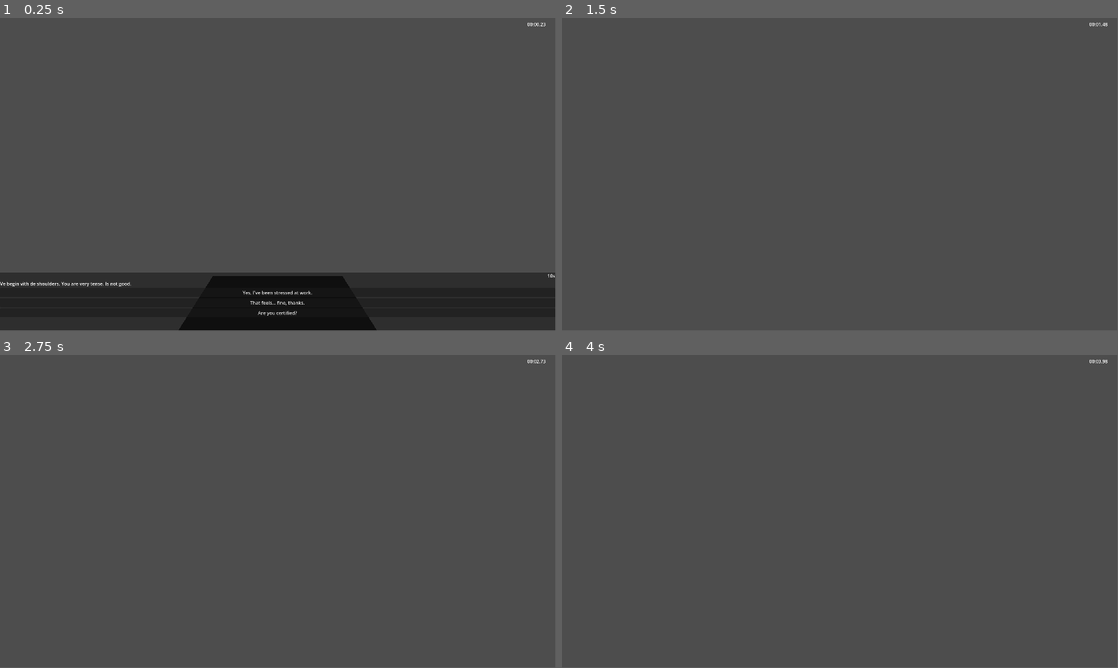
Above: before the commit, frames 1-4 (two rows, left to right).
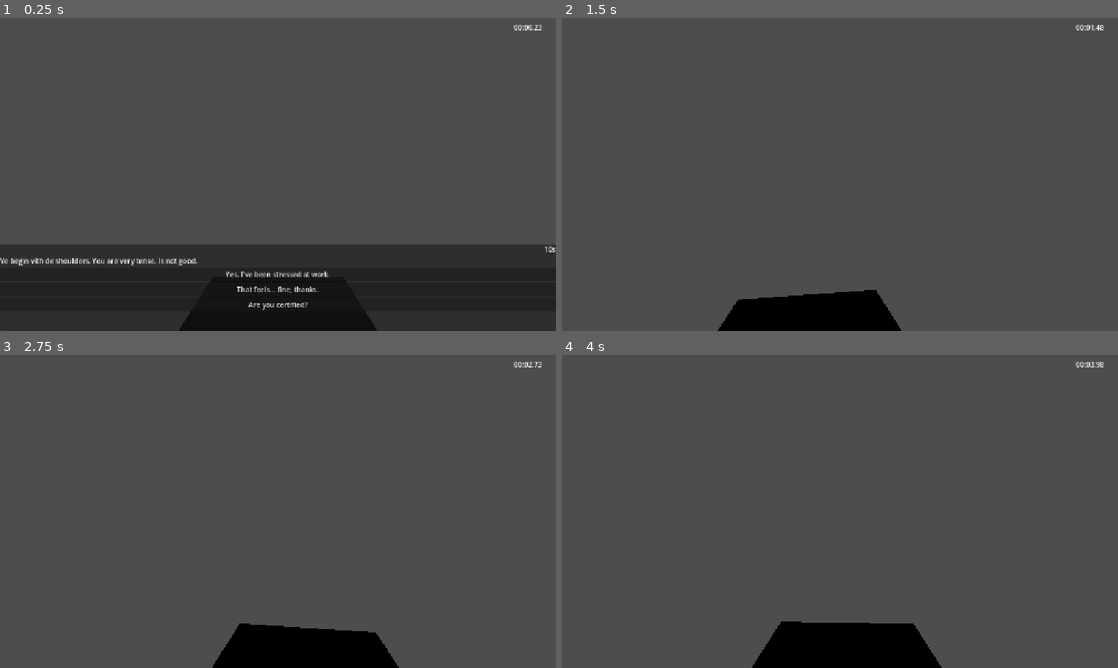
Above: after the commit, the same moments.

Repository: jfrodin/GreekMassageSimulator
Game: Godot game, scene res://scenes/main.tscn
Same seed, same stepped clock (60 frames per second), same inputs: the game is played once before the commit and once after it.
Inputs (mouse positions are in pixels of both pictures, inside the frame that each line leads up to):
- Up to frame 1 (0.25 s): no input
- Up to frame 2 (1.5 s): click "Yes, I've been stressed at wo…" at 0.5 s; tap Enter at 1.25 s; move the mouse to (867, 171) at 1.27 s
- Up to frame 3 (2.75 s): tap Space at 2 s; move the mouse to (250, 511) at 2.02 s
- Up to frame 4 (4 s): tap Enter at 2.75 s; move the mouse to (851, 505) at 2.77 s; tap Space at 3.5 s; move the mouse to (834, 514) at 3.52 s
In our replay, the window is 799x449 before the commit and 800x450 after it. These sizes can differ from the game's own. Grey fills any space a smaller window leaves; there, only what the larger window draws over its background counts as a difference.

The runs differ from the first frame. In frame 1, 9.6% of the frame differs, in the area x 0-100%, y 0-100%; in frame 2, 3.4%; in frame 3, 3.8%; in frame 4, 4.3%.

Commit message:
Fix UI text size via stretch mode
1280x720 logical viewport keeps UI elements at a readable scale.
canvas_items stretch fills the actual window. HiDPI still renders
at native Retina density so it stays sharp.

Co-Authored-By: Claude Sonnet 4.6 <noreply@anthropic.com>

Diff:
--- a/project.godot
+++ b/project.godot
@@ -17,9 +17,11 @@
 
 [display]
 
-window/size/viewport_width=1920
-window/size/viewport_height=1080
+window/size/viewport_width=1280
+window/size/viewport_height=720
 window/dpi/allow_hidpi=true
+window/stretch/mode="canvas_items"
+window/stretch/aspect="expand"
 
 [physics]
 
